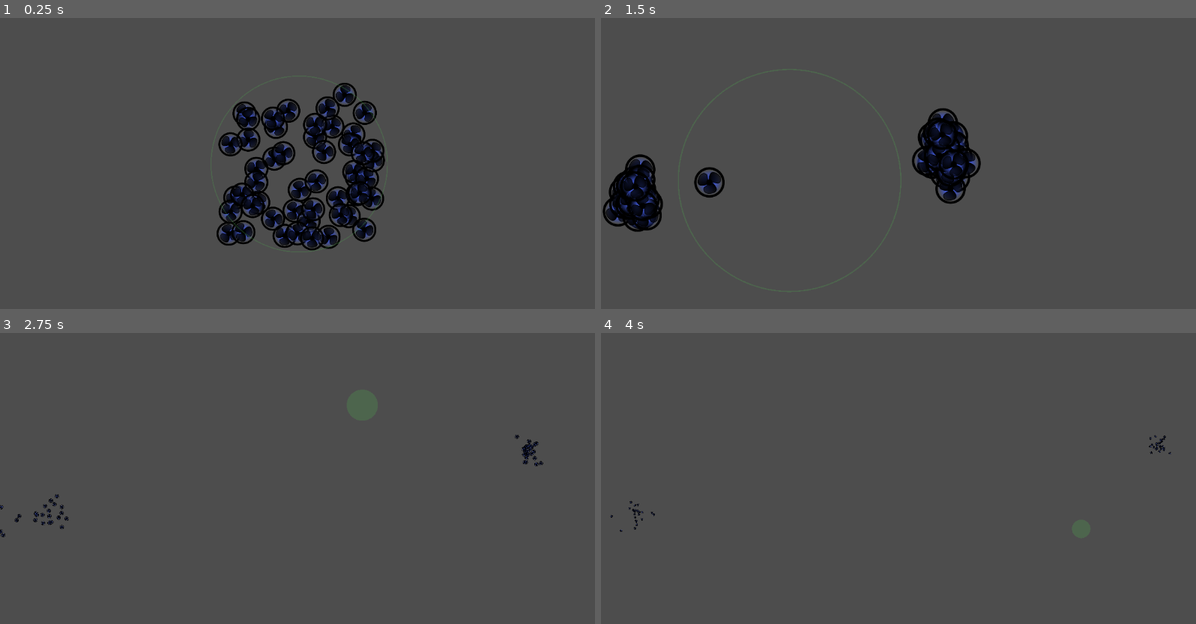
Above: before the commit, frames 1-4 (two rows, left to right).
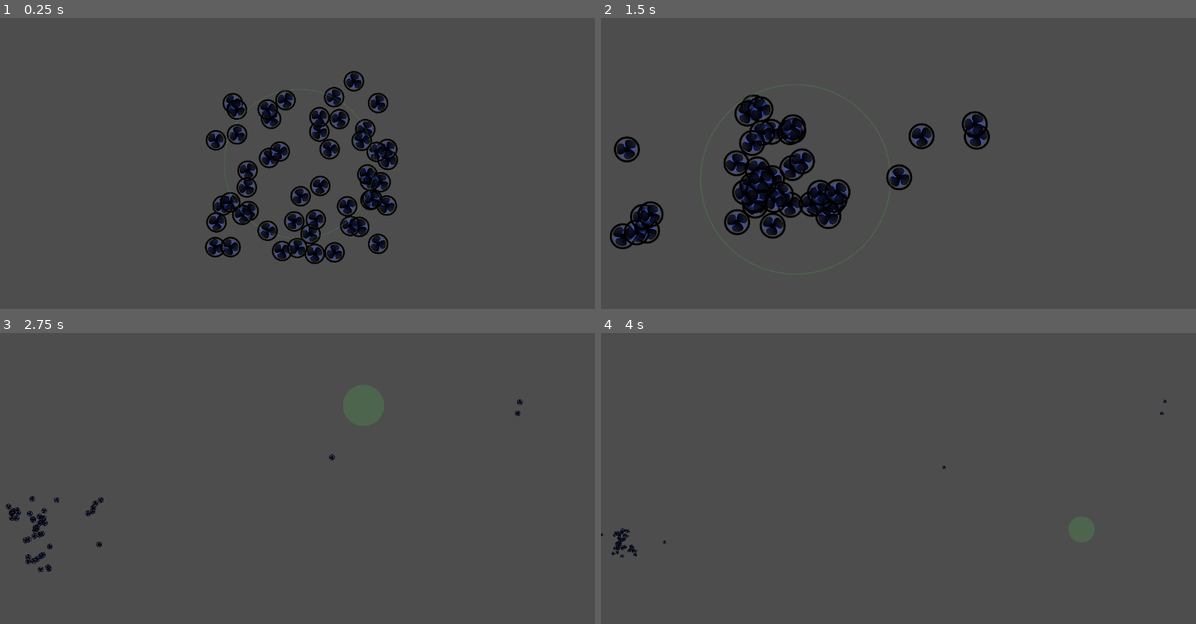
Above: after the commit, the same moments.

Repository: mgiuca/patient-zero
Game: Godot game, scene res://scenes/levels/lvl_body.tscn
Two runs of this game, one before a commit and one after it. Both use one fixed random seed, a clock stepped at 60 frames per second and the inputs below.
Inputs (mouse positions are in pixels of both pictures, inside the frame that each line leads up to):
- Up to frame 1 (0.25 s): no input
- Up to frame 2 (1.5 s): move the mouse to (1029, 146) at 0.52 s; press the mouse at (1029, 146) at 0.53 s; move the mouse to (779, 180) at 1.27 s; release the mouse at (779, 180) at 1.28 s; click (779, 180) at 1.35 s
- Up to frame 3 (2.75 s): move the mouse to (357, 405) at 2.02 s; press the mouse at (357, 405) at 2.03 s
- Up to frame 4 (4 s): move the mouse to (868, 545) at 2.77 s; release the mouse at (868, 545) at 2.78 s; click (868, 545) at 2.85 s; move the mouse to (1082, 530) at 3.52 s; press the mouse at (1082, 530) at 3.53 s

The runs differ from the first frame. In frame 1, 10% of the frame differs, in the area x 34-67%, y 18-85%; in frame 2, 11%, in the area x 0-66%, y 26-80%; in frame 3, 0.8%; in frame 4, 0.3%.

Commit message:
Tweak ranges (larger tensor interaction radius).

Diff:
--- a/scenes/bot.tscn
+++ b/scenes/bot.tscn
@@ -7,7 +7,7 @@
 radius = 63.0317
 
 [sub_resource type="CircleShape2D" id="CircleShape2D_0b7jm"]
-radius = 1122.01
+radius = 1812.0
 
 [node name="Bot" type="RigidBody2D"]
 light_mask = 4
--- a/scenes/level.gd
+++ b/scenes/level.gd
@@ -21,7 +21,7 @@
 
   # Spawn a bunch of bots.
   for i in initial_bots:
-    var pos = Vector2(randf_range(-500, 500), randf_range(-500, 500))
+    var pos = Vector2(randf_range(-750, 750), randf_range(-750, 750))
     var rot = randf_range(0, TAU)
     spawn_bot(pos, rot)
 
